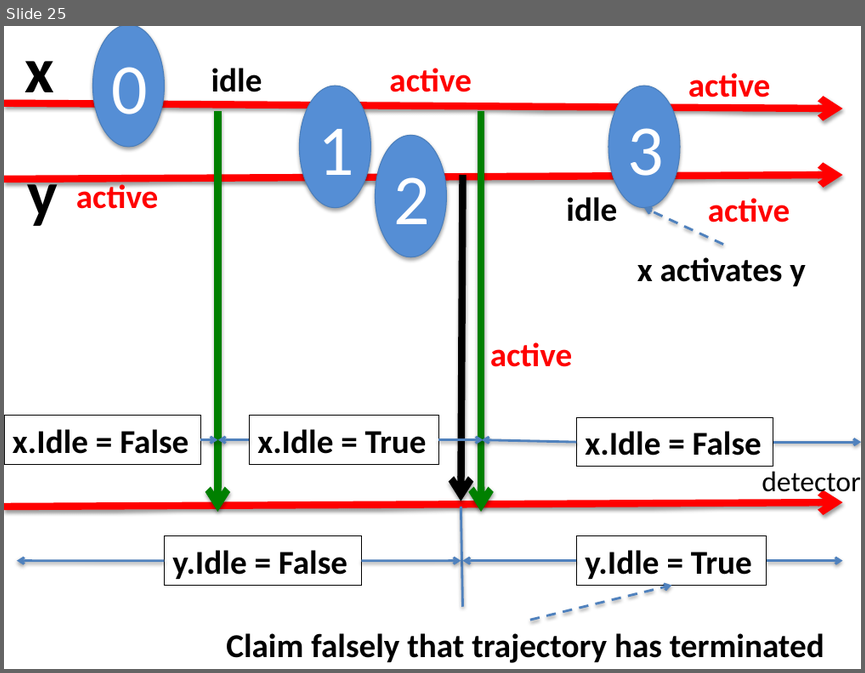
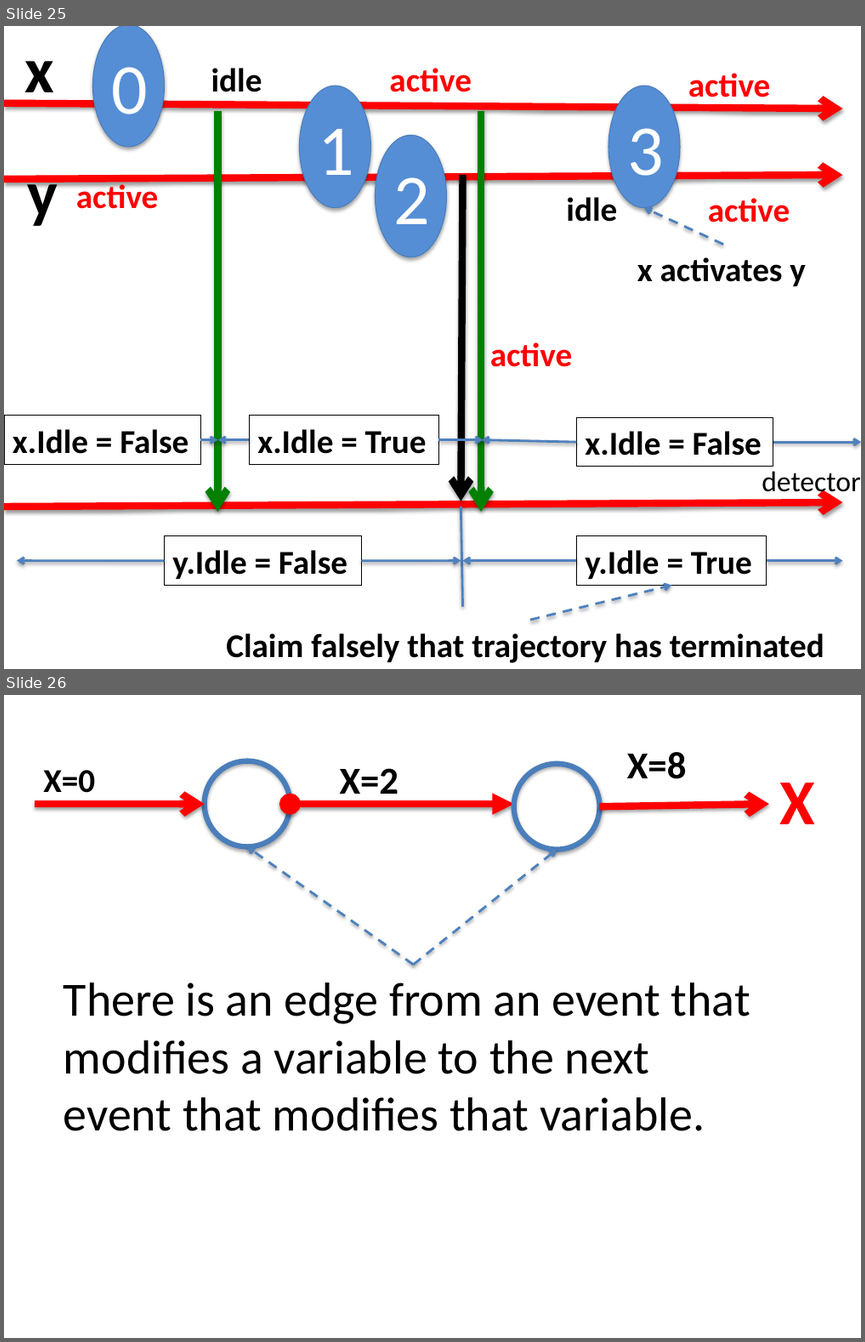
Before and after one commit to kmchandy/kmchandy.github.io, a slide deck: TimelineDiagrams/TimelineDiagrams.pptx. Shown one above the other, each under a label of ours: slide 25 before the commit, slides 25 and 26 after it. The pictures are 865x673 and 865x1342 pixels, drawn with LibreOffice and Linux fonts; fonts in the diff are those of the drawing. Boxes give left, top, right and bottom in pixels: in the first picture for what was removed or moved away, otherwise in the second. Text is boxed around its words. In the diff, an @@ line names an element or a change of style, - is before the commit and + after.

```diff
--- a/TimelineDiagrams/TimelineDiagrams.pptx
+++ b/TimelineDiagrams/TimelineDiagrams.pptx
@@ slide 26 added at box(4, 695, 861, 1338), background #FFFFFF @@
@@ group added at box(35, 752, 816, 849): 4 texts, 2 ellipses, 2 arrows, 1 double arrow @@
+X
+X=0
+X=2
+X=8
@@ arrow added from (414, 964) to (247, 846), #4F81BD 2 pt dashed @@
@@ arrow added from (414, 964) to (556, 849), #4F81BD 2 pt dashed @@
@@ text added at box(64, 982, 750, 1131), 40 pt, text #000000 @@
+There is an edge from an event that modifies a variable to the next event that modifies that variable.
```
Also in this commit, not shown: 2 other slides added, 7 other files.
